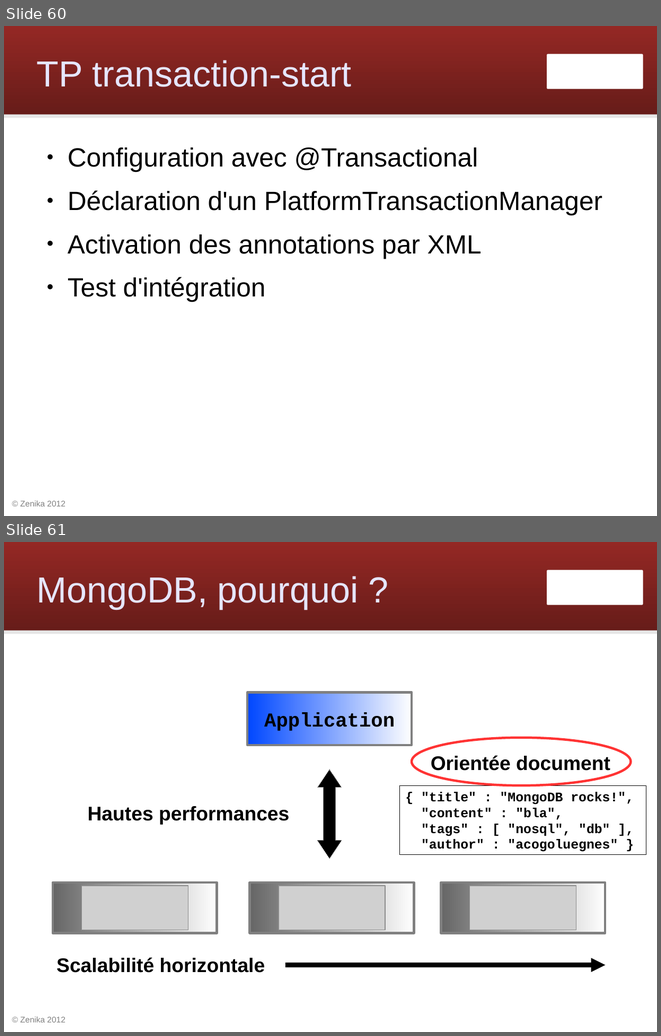
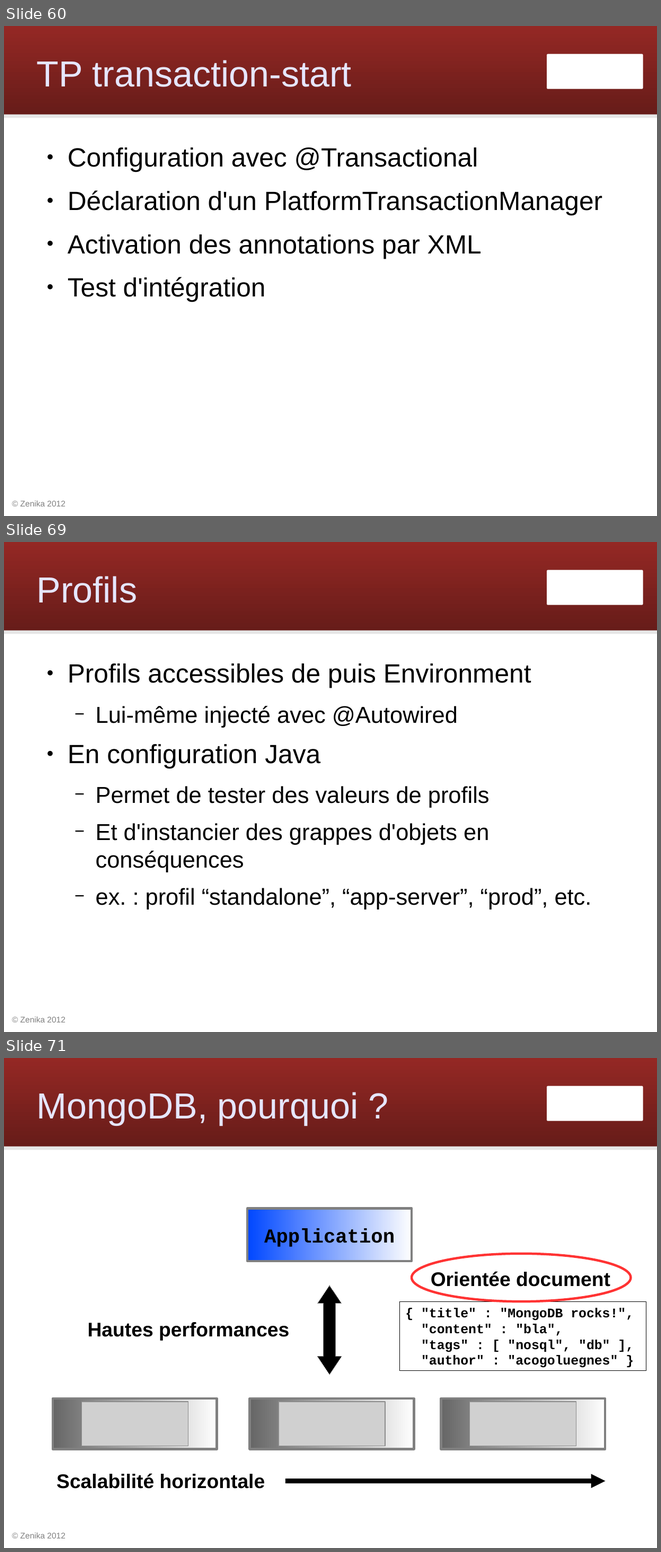
Before and after one commit to Zenika/workshop-spring-core, a slide deck: spring-workshop.odp. Shown one above the other, each under a label of ours: slides 60 and 61 before the commit, slides 60, 69 and 71 after it; the slides between them are not shown. The pictures are 661x1036 and 661x1552 pixels, drawn with LibreOffice and Linux fonts; fonts in the diff are those of the drawing; grey boxes stand for pictures; background and template pictures are left out. Boxes give left, top, right and bottom in pixels: in the first picture for what was removed or moved away, otherwise in the second. Text is boxed around its words. In the diff, an @@ line names an element or a change of style, - is before the commit and + after.

```diff
--- a/spring-workshop.odp
+++ b/spring-workshop.odp
@@ slide 69 added at (4, 542, 657, 1032), background #FFFFFF; not listed: 4 template elements that a slide beside it also shows @@
@@ title added at (37, 576, 138, 603), 44 pt, text #E6E6FF @@
+Profils
@@ text added at (68, 663, 592, 909), 28 pt, text #000000 @@
+● Profils accessibles de puis Environment
+  − Lui-même injecté avec @Autowired
+● En configuration Java
+  − Permet de tester des valeurs de profils
+  − Et d'instancier des grappes d'objets en conséquences
+  − ex. : profil “standalone”, “app-server”, “prod”, etc.
@@ what was slide 61 is now slide 71 @@
```
Also in this commit, not shown: 9 other slides added.
